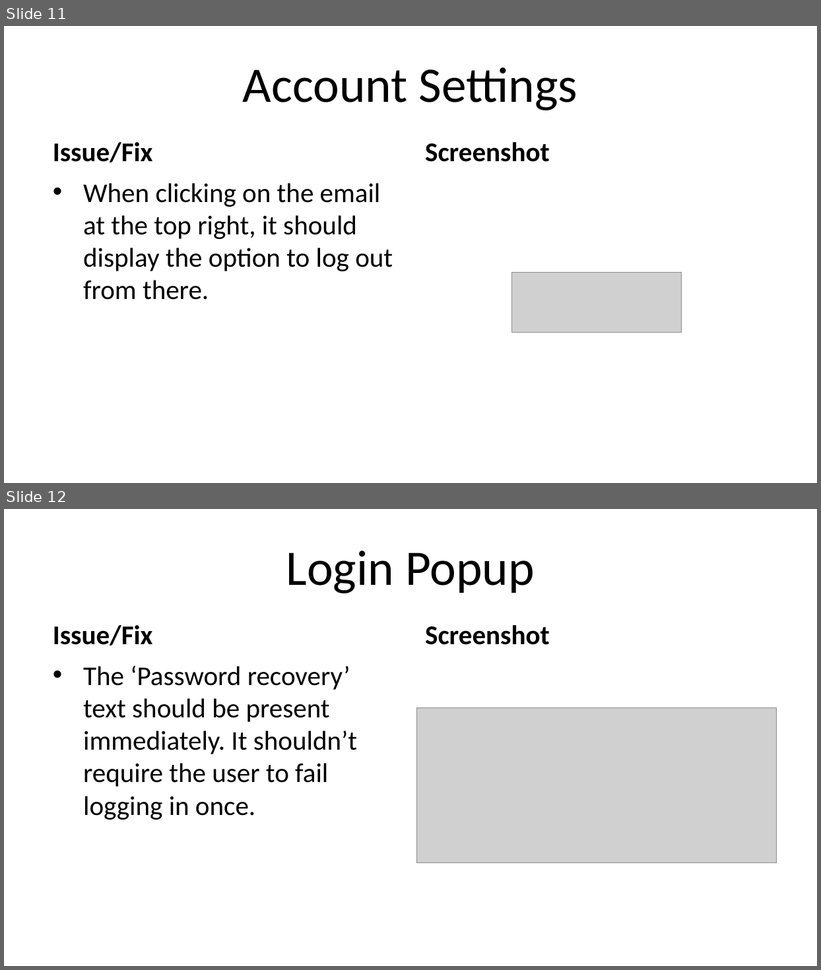
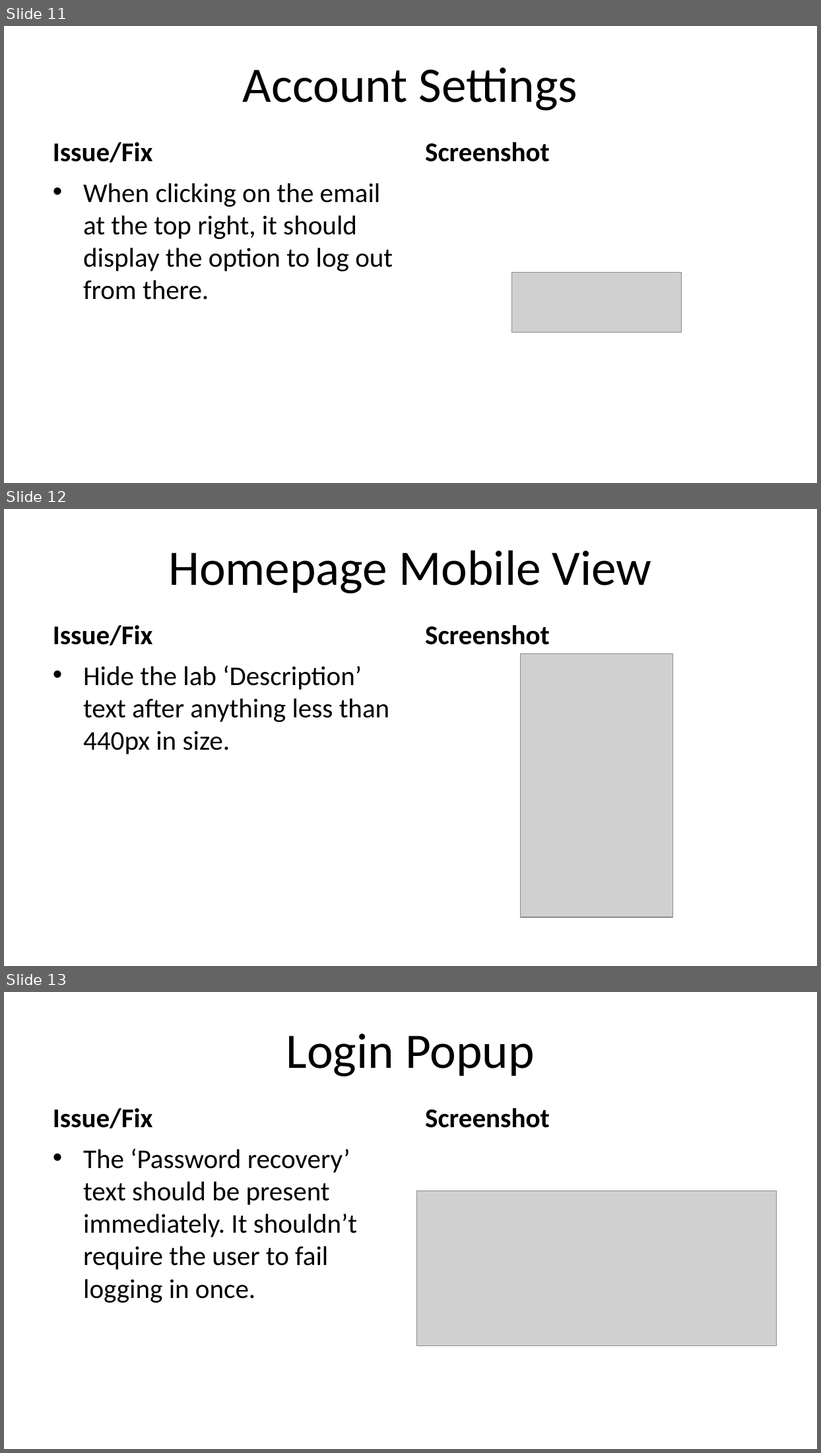
Before and after one commit to Jmackas/Proctoring_Revamp, a slide deck: remotelab/Remote Labs Suggested Changes.pptx. Shown one above the other, each under a label of ours: slides 11 and 12 before the commit, slides 11, 12 and 13 after it. The pictures are 821x970 and 821x1453 pixels, drawn with LibreOffice and Linux fonts; fonts in the diff are those of the drawing; grey boxes stand for pictures. Boxes give left, top, right and bottom in pixels: in the first picture for what was removed or moved away, otherwise in the second. Text is boxed around its words. In the diff, an @@ line names an element or a change of style, - is before the commit and + after.

Commit message:
issue update

```diff
--- a/remotelab/Remote Labs Suggested Changes.pptx
+++ b/remotelab/Remote Labs Suggested Changes.pptx
@@ slide 12 added at [4,509,817,966], background #FFFFFF @@
@@ title added at [168,550,652,593], 44 pt, text #000000 @@
+Homepage Mobile View
@@ text added at [53,625,153,646], 24 pt, text #000000, bold @@
+Issue/Fix
@@ text added at [425,625,550,645], 24 pt, text #000000, bold @@
+Screenshot
@@ text added at [83,665,389,755], 24 pt, text #000000 @@
+• Hide the lab ‘Description’ text after anything less than 440px in size.
@@ picture added at [520,654,673,917] @@
@@ what was slide 12 is now slide 13 @@
```
Also in this commit, not shown: 2 other files.
